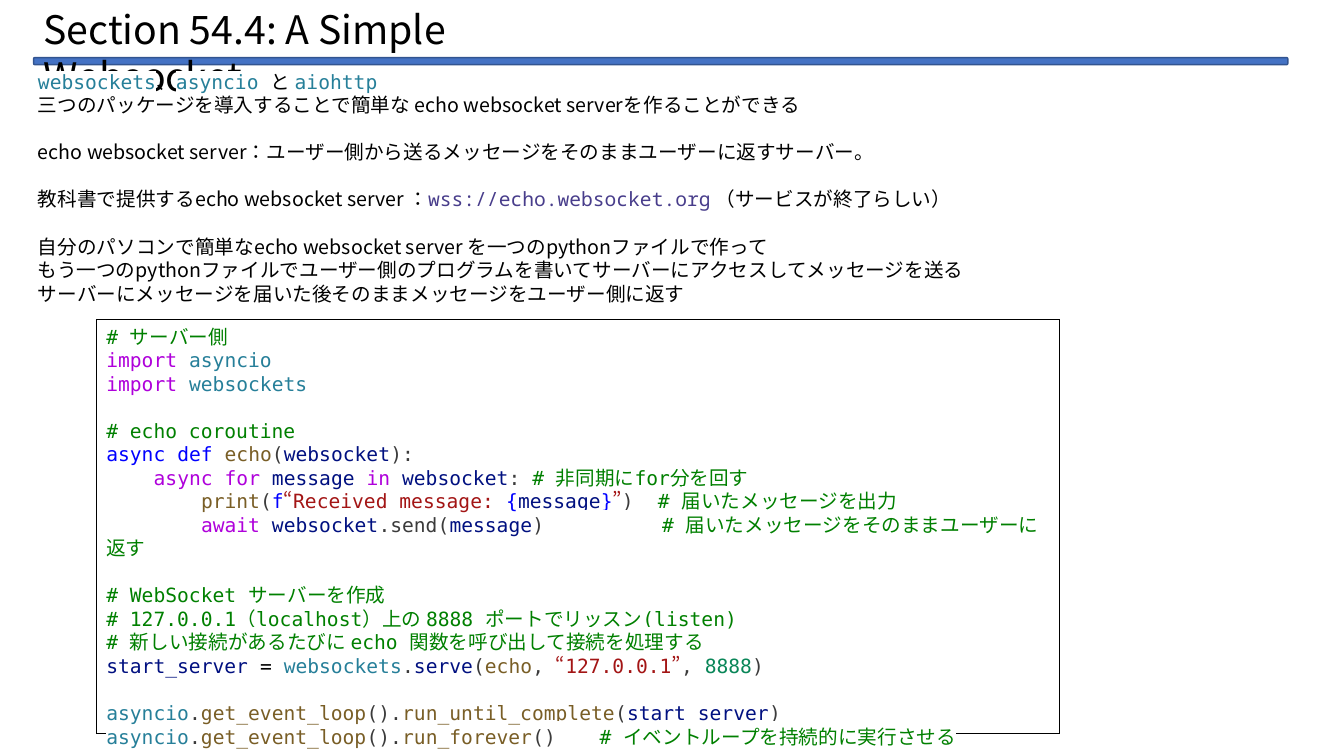
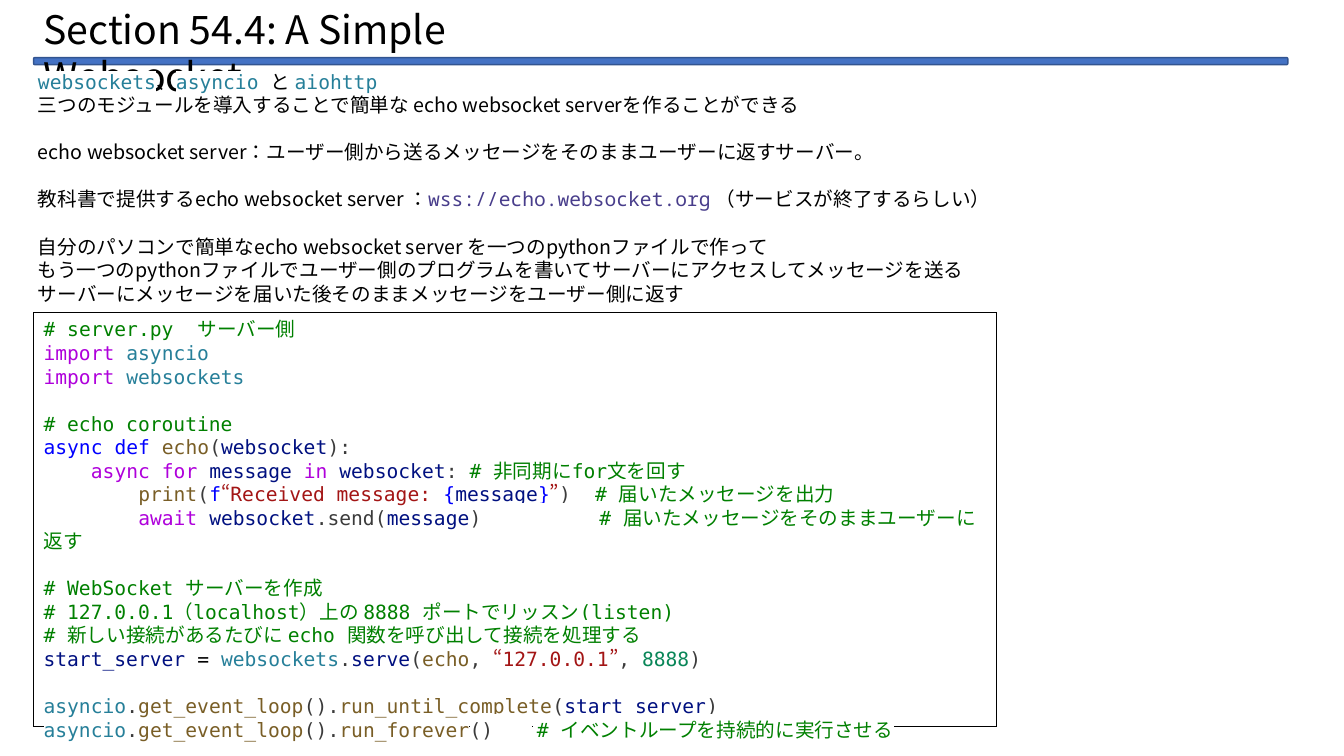
Before and after one commit to Legolas9999/zemi, a slide deck: slide 10 of lcj_zemi_python.pptx. Drawn at 1344x756 pixels with LibreOffice and Linux fonts; fonts in the diff are those of the drawing. Boxes give left, top, right and bottom in pixels: in the first picture for what was removed or moved away, otherwise in the second. Text is boxed around its words. In the diff, an @@ line names an element or a change of style, - is before the commit and + after.

```diff
--- a/lcj_zemi_python.pptx
+++ b/lcj_zemi_python.pptx
@@ text at (38, 92, 799, 114): text changed @@
-三つのパッケージを導入することで簡単な echo websocket serverを作ることができる
+三つのモジュールを導入することで簡単な echo websocket serverを作ることができる
@@ text at (38, 189, 991, 211): text changed @@
-教科書で提供するecho websocket server ：wss://echo.websocket.org （サービスが終了らしい）
+教科書で提供するecho websocket server ：wss://echo.websocket.org （サービスが終了するらしい）
@@ rectangle "# server.py サーバー側": place and size @@
-rectangle "# server.py サーバー側" at (97, 320, 1060, 734)
+rectangle "# server.py サーバー側" at (33, 313, 996, 727)
@@ text in rectangle at (67, 319, 295, 340): text changed @@
-# サーバー側
+# server.py サーバー側
@@ text in rectangle at (91, 461, 686, 483): text changed @@
-async for message in websocket: # 非同期にfor分を回す
+async for message in websocket: # 非同期にfor文を回す
```
Also in this commit, not shown: 2 slides added, 2 other files.
